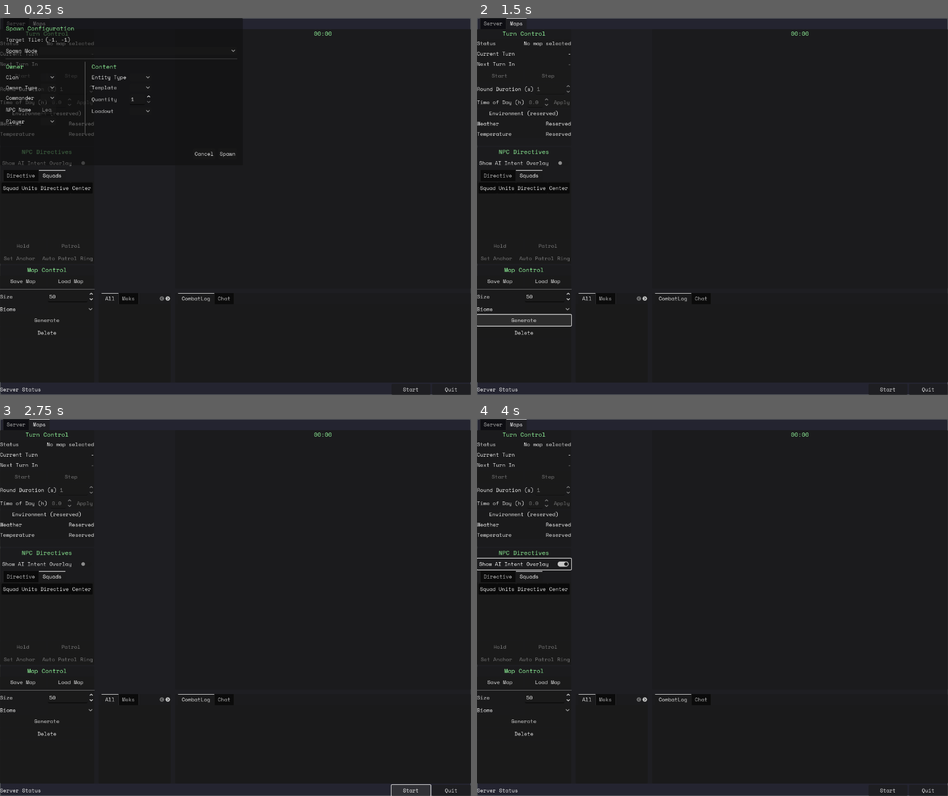
Above: before the commit, frames 1-4 (two rows, left to right).
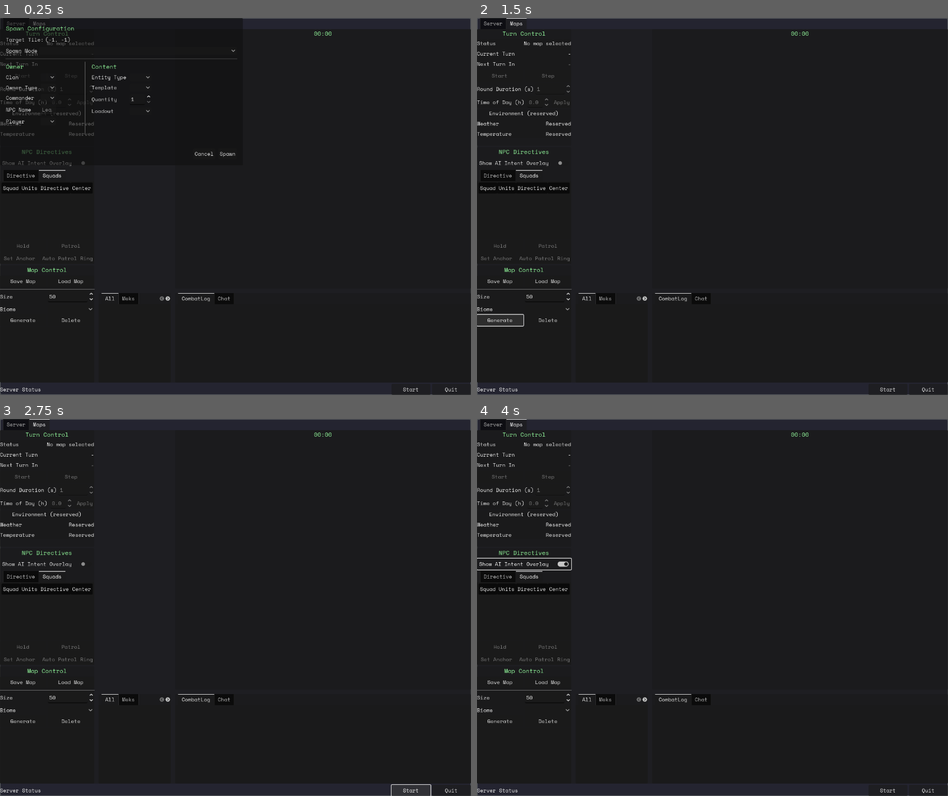
Above: after the commit, the same moments.

Repository: Galfurian/mekalingus_server
Game: Godot game, scene res://scenes/ui/server_gui.tscn
The game is run twice, just before and just after one commit, with the same random seed, the same clock (stepped at 60 frames per second) and the same inputs.
Inputs (mouse positions are in pixels of both pictures, inside the frame that each line leads up to):
- Up to frame 1 (0.25 s): no input
- Up to frame 2 (1.5 s): click (524, 108) at 0.52 s; type "Alex" at 0.6 s; click "Generate" at 1.25 s
- Up to frame 3 (2.75 s): click "Start" at 2 s
- Up to frame 4 (4 s): click "Start" at 2.75 s; click "Show AI Intent Overlay" at 3.5 s

The runs differ from the first frame. In frame 1, less than 0.1% of the frame differs, in the area x 2-17%, y 79-85%; in frame 2, 0.2%, in the area x 2-21%, y 78-85%; in frame 3, less than 0.1%; in frame 4, less than 0.1%.

Commit message:
refactor(ui): implement map management panel and cleanup

Diff:
--- a/scenes/ui/map_management_panel.tscn
+++ b/scenes/ui/map_management_panel.tscn
@@ -70,12 +70,17 @@
 layout_mode = 2
 size_flags_horizontal = 3
 
-[node name="Generate" type="Button" parent="Section/Inner"]
+[node name="ControlButtons" type="HBoxContainer" parent="Section/Inner"]
 layout_mode = 2
+
+[node name="Generate" type="Button" parent="Section/Inner/ControlButtons"]
+layout_mode = 2
+size_flags_horizontal = 3
 text = "Generate"
 
-[node name="Delete" type="Button" parent="Section/Inner"]
+[node name="Delete" type="Button" parent="Section/Inner/ControlButtons"]
 layout_mode = 2
+size_flags_horizontal = 3
 text = "Delete"
 
 [node name="MapList" type="ItemList" parent="Section/Inner"]
--- a/scripts/scenes/ui/map_management_panel.gd
+++ b/scripts/scenes/ui/map_management_panel.gd
@@ -4,11 +4,11 @@
 
 @onready var save_map: Button = $Section/Inner/StorageButtons/SaveMap
 @onready var load_map: Button = $Section/Inner/StorageButtons/LoadMap
-@onready var generate: Button = $Section/Inner/Generate
-@onready var delete: Button = $Section/Inner/Delete
 @onready var map_list: ItemList = $Section/Inner/MapList
 @onready var map_size: SpinBox = $Section/Inner/HBoxContainer1/MapSize
 @onready var map_biome: OptionButton = $Section/Inner/HBoxContainer3/Biome
+@onready var generate: Button = $Section/Inner/ControlButtons/Generate
+@onready var delete: Button = $Section/Inner/ControlButtons/Delete
 
 
 func _ready() -> void:
